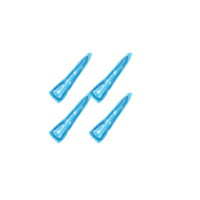
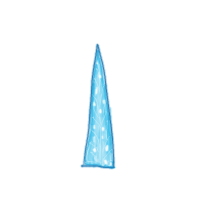
Layers edited between the first and the second 200px x 200px image:
added layer "stinging needle lines" above "stinging needle pattern" over [79, 43, 116, 170]
added layer "stinging needle pattern" above "stinging needle color" over [85, 59, 118, 168]
added layer "stinging needle color" above "stinging needles lines" over [83, 48, 117, 170]
renamed "stinging needle lines" to "stinging needles lines", hid it over [48, 54, 130, 142]
hid "stinging needles pattern" over [51, 53, 130, 140]
hid "stinging needles color" over [48, 51, 133, 145]
